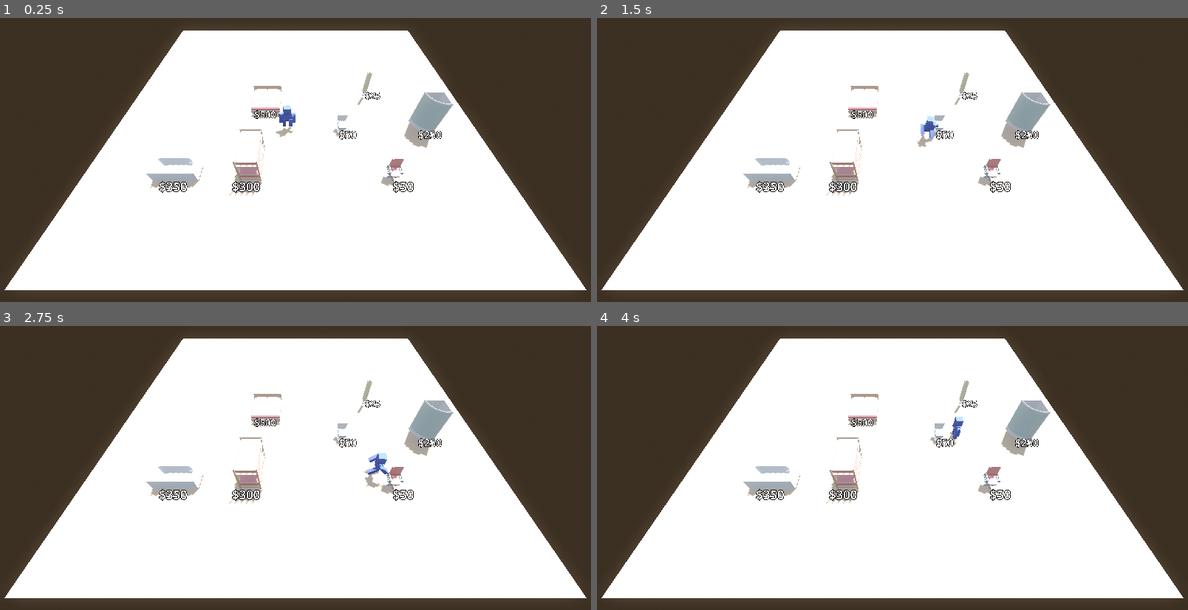
Above: before the commit, frames 1-4 (two rows, left to right).
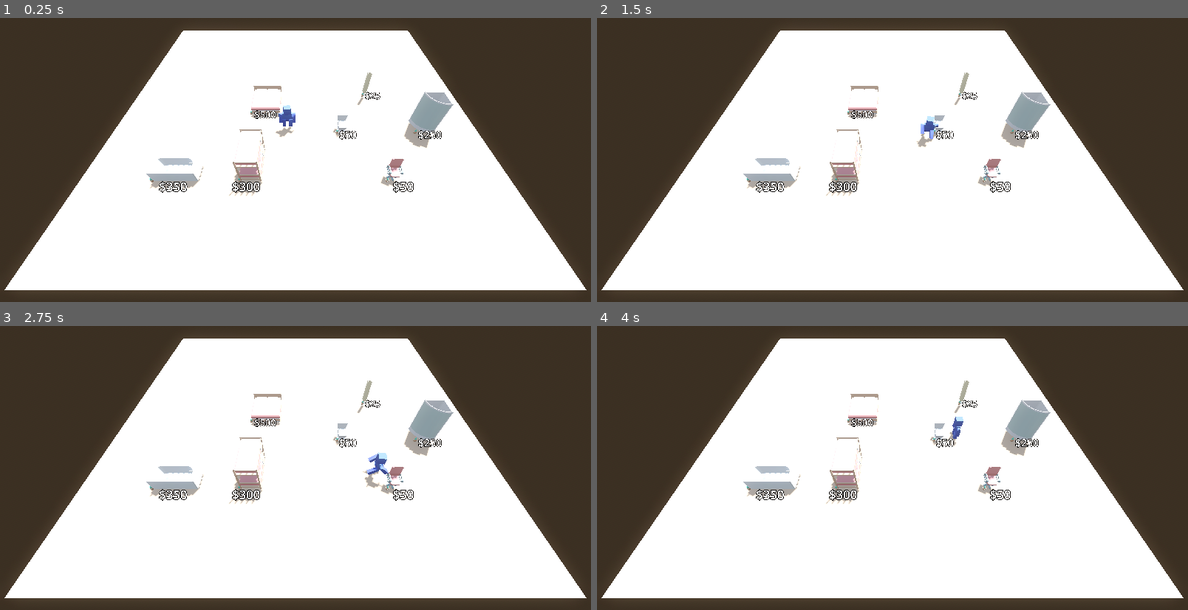
Above: after the commit, the same moments.

Repository: CamComDuck/HotelPrototype
Game: Godot game, scene res://room_builder/room_builder.tscn
Same seed, same stepped clock (60 frames per second), same inputs: the game is played once before the commit and once after it.
Inputs:
- Up to frame 1 (0.25 s): no input
- Up to frame 2 (1.5 s): tap Enter at 0.5 s; hold D (move_right) 0.53-1.28 s; hold S (move_back) from 1.28 s (still down)
- Up to frame 3 (2.75 s): release S (move_back) at 2.03 s; hold D (move_right) from 2.03 s (still down)
- Up to frame 4 (4 s): release D (move_right) at 2.78 s; hold W (move_forward) 2.78-3.53 s; hold A (move_left) from 3.53 s (still down)

The runs differ from the first frame. In frame 1, less than 0.1% of the frame differs, in the area x 25-71%, y 26-58%; in frame 2, less than 0.1%; in frame 3, less than 0.1%; in frame 4, less than 0.1%.

Commit message:
Add shape cast from character to sense furniture collisions

Diff:
--- a/project/character/character.gd
+++ b/project/character/character.gd
@@ -1,12 +1,30 @@
 class_name Character
 extends CharacterBody3D
 
-
 const SPEED := 20.0
 
+var interacting_furniture : Furniture
+var last_direction : Vector3
+
 @onready var figurine := %Figurine as Figurine
+@onready var carrying_marker := %CarryingMarker as Marker3D
+@onready var shape_cast := %ShapeCast as ShapeCast3D
+
 
 func _physics_process(delta: float) -> void:
+	handle_movement(delta)
+
+	if shape_cast.is_colliding():
+		if shape_cast.get_collider(0) is Furniture:
+			interacting_furniture = shape_cast.get_collider(0)
+	else:
+		interacting_furniture = null
+
+	if interacting_furniture != null:
+		print(interacting_furniture.furniture_type.name)
+
+
+func handle_movement(delta : float) -> void:
 	# Add the gravity.
 	if not is_on_floor():
 		velocity += get_gravity() * delta
@@ -25,6 +43,13 @@
 		velocity.x = move_toward(velocity.x, 0, SPEED)
 		velocity.z = move_toward(velocity.z, 0, SPEED)
 		figurine.play_animation("idle")
+
+	if direction != Vector3.ZERO:
+		last_direction = direction
+
+	shape_cast.target_position.x = last_direction.x * 5
+	shape_cast.target_position.z = last_direction.z * 5
+
 
 	# If you have a better way to make him face the right direction,
 	# PLEASE refactor this lol
--- a/project/character/character.tscn
+++ b/project/character/character.tscn
@@ -6,6 +6,10 @@
 [sub_resource type="CapsuleShape3D" id="CapsuleShape3D_hatge"]
 radius = 2.0
 height = 8.0
+
+[sub_resource type="CapsuleShape3D" id="CapsuleShape3D_2pw6n"]
+radius = 1.5
+height = 5.0
 
 [node name="Character" type="CharacterBody3D"]
 script = ExtResource("1_koq2w")
@@ -17,3 +21,16 @@
 [node name="Figurine" parent="." instance=ExtResource("2_asmi4")]
 unique_name_in_owner = true
 transform = Transform3D(10, 0, 0, 0, 10, 0, 0, 0, 10, 0, 0, 0)
+
+[node name="CarryingMarker" type="Marker3D" parent="."]
+unique_name_in_owner = true
+transform = Transform3D(1, 0, 0, 0, 1, 0, 0, 0, 1, 0, 4.08687, 2.71349)
+gizmo_extents = 1.0
+
+[node name="ShapeCast" type="ShapeCast3D" parent="."]
+unique_name_in_owner = true
+transform = Transform3D(1, 0, 0, 0, 1, 0, 0, 0, 1, 0, 4, 0)
+shape = SubResource("CapsuleShape3D_2pw6n")
+target_position = Vector3(0, 0, 0)
+max_results = 1
+debug_shape_custom_color = Color(0.929412, 0.988235, 0, 1)
--- a/project/furniture/furniture.gd
+++ b/project/furniture/furniture.gd
@@ -2,13 +2,15 @@
 extends StaticBody3D
 
 @export var furniture_type : FurnitureType
+
+var model : Node3D
 
 @onready var collision_shape := %CollisionShape as CollisionShape3D
 @onready var price_label := %PriceLabel as Label3D
 
 
 func _ready() -> void:
-	var model := load(furniture_type.model_path).instantiate() as Node3D
+	model = load(furniture_type.model_path).instantiate() as Node3D
 	add_child(model)
 
 	price_label.text = "$" + str(furniture_type.price)
--- a/project/furniture/furniture.tscn
+++ b/project/furniture/furniture.tscn
@@ -1,6 +1,7 @@
-[gd_scene load_steps=3 format=3 uid="uid://8s2306vmkwf5"]
+[gd_scene load_steps=4 format=3 uid="uid://8s2306vmkwf5"]
 
 [ext_resource type="Script" path="res://furniture/furniture.gd" id="1_2iu03"]
+[ext_resource type="PackedScene" uid="uid://bhwunkrys6rcg" path="res://Furniture Kit/plantSmall2.fbx" id="2_el26s"]
 
 [sub_resource type="BoxShape3D" id="BoxShape3D_ogslf"]
 
@@ -18,3 +19,5 @@
 text = "$1000"
 font_size = 600
 outline_size = 127
+
+[node name="plantSmall2" parent="." instance=ExtResource("2_el26s")]
Not shown: 1 places in project/character/character.tscn that only renumber resources
